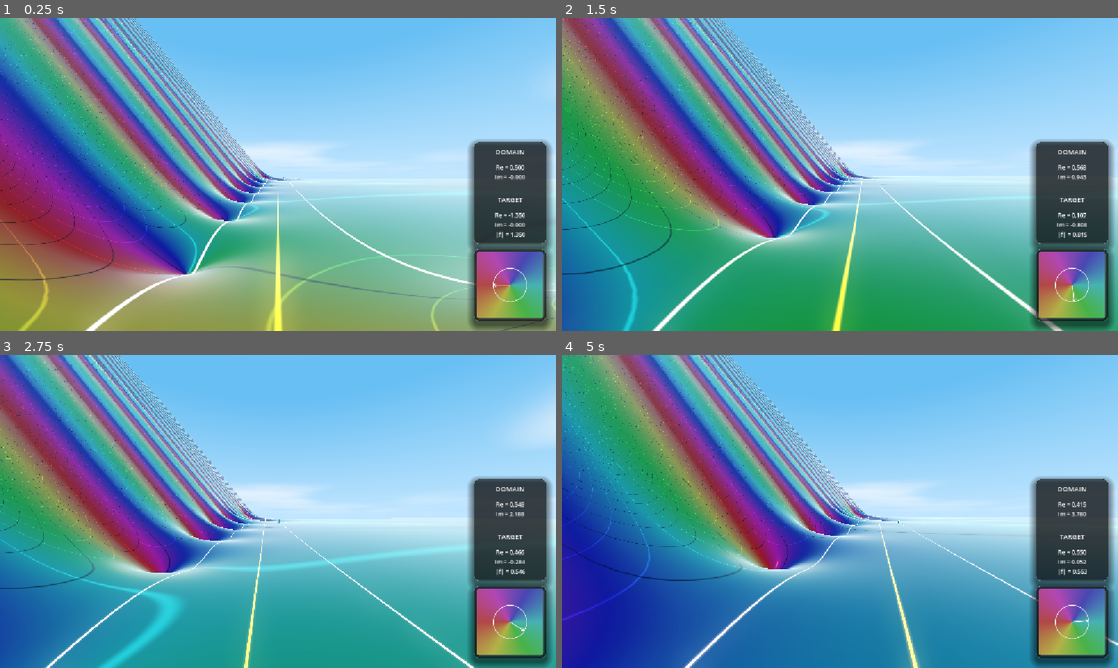
Above: before the commit, frames 1-4 (two rows, left to right).
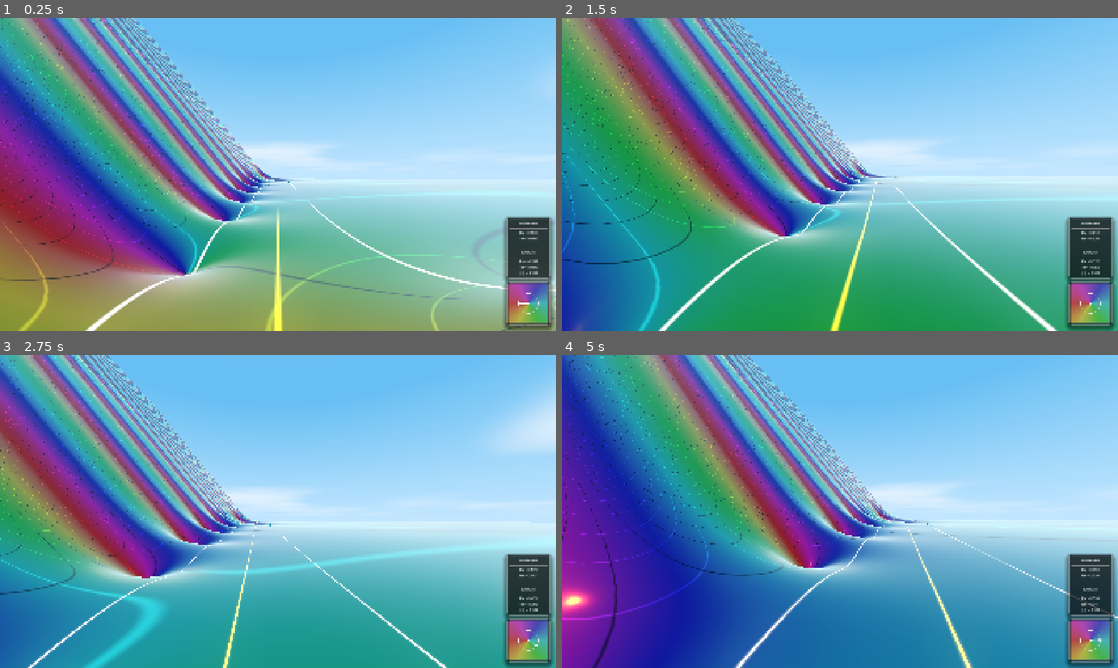
Above: after the commit, the same moments.

Repository: allanino/complex-functions-explorer
Game: Godot game, scene res://scenes/main.tscn
Two runs of this game, one before a commit and one after it. Both use one fixed random seed, a clock stepped at 60 frames per second and the inputs below.
Inputs (mouse positions are in pixels of both pictures, inside the frame that each line leads up to):
- Up to frame 1 (0.25 s): no input
- Up to frame 2 (1.5 s): tap Enter at 0.5 s; move the mouse to (867, 174) at 0.52 s; hold W (move_forward) from 0.53 s (still down); tap G at 0.6 s; tap Space at 0.77 s; move the mouse to (812, 174) at 1.27 s; tap N at 1.35 s
- Up to frame 3 (2.75 s): keep holding W (move_forward); tap Space at 1.52 s; move the mouse to (289, 505) at 2.02 s; tap C at 2.1 s
- Up to frame 4 (5 s): keep holding W (move_forward); move the mouse to (834, 517) at 2.77 s; tap Shift at 2.85 s; tap Space at 3.02, 3.77, 4.52 s; move the mouse to (878, 514) at 3.52 s; hold Ctrl 3.53-4.28 s; move the mouse to (795, 508) at 4.27 s; tap G at 4.35 s

The runs differ from the first frame. In frame 1, 14% of the frame differs, in the area x 0-100%, y 0-100%; in frame 2, 45%; in frame 3, 36%; in frame 4, 54%.

Commit message:
Display config

Diff:
--- a/project.godot
+++ b/project.godot
@@ -16,6 +16,10 @@
 
 [display]
 
+window/size/viewport_width=1920
+window/size/viewport_height=1080
+window/size/mode=3
+window/size/borderless=true
 window/stretch/mode="canvas_items"
 window/stretch/aspect="expand"
 
